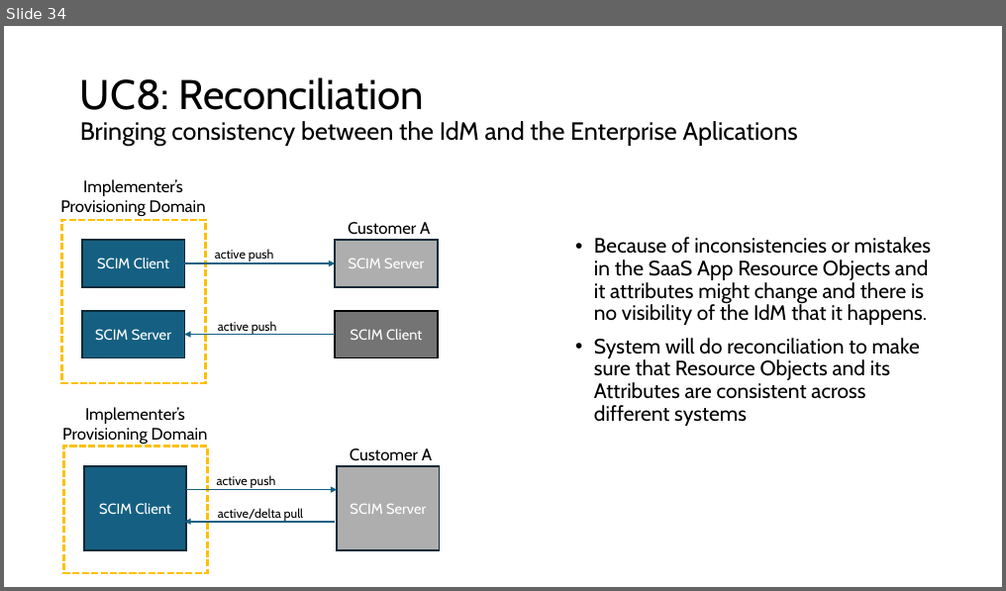
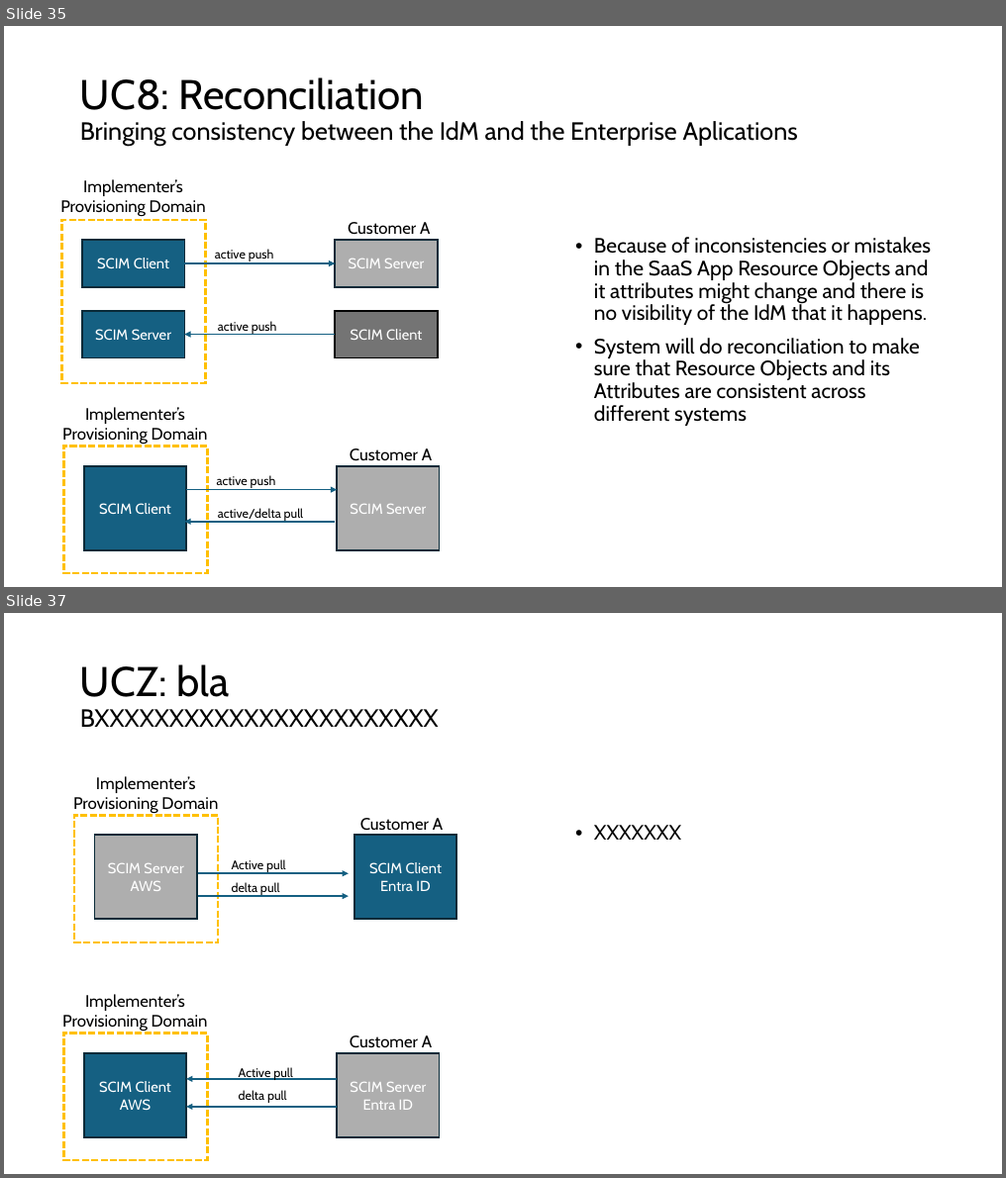
Before and after one commit to pamelatech/scim-use-case-revamp, a slide deck: Use Cases 29 Mar 2024.pptx. Shown one above the other, each under a label of ours: slide 34 before the commit, slides 35 and 37 after it; the slides between them are not shown. The pictures are 1006x591 and 1006x1178 pixels, drawn with LibreOffice and Linux fonts; fonts in the diff are those of the drawing. Boxes give left, top, right and bottom in pixels: in the first picture for what was removed or moved away, otherwise in the second. Text is boxed around its words. In the diff, an @@ line names an element or a change of style, - is before the commit and + after.

```diff
--- a/Use Cases 29 Mar 2024.pptx
+++ b/Use Cases 29 Mar 2024.pptx
@@ slide 37 added at (x1=4, y1=613, x2=1002, y2=1174), background #FFFFFF @@
@@ title added at (x1=80, y1=664, x2=439, y2=727), 24 pt, text #000000 @@
+UCZ: bla
+BXXXXXXXXXXXXXXXXXXXXXXX
@@ text added at (x1=73, y1=776, x2=218, y2=813), 16 pt, text #000000 @@
+Implementer’s
+Provisioning Domain
@@ rectangle added at (x1=74, y1=815, x2=218, y2=943), outline #FFC000 2.25 pt dashed @@
@@ text added at (x1=360, y1=818, x2=443, y2=831), 16 pt, text #000000 @@
+Customer A
@@ rectangle added at (x1=94, y1=835, x2=197, y2=919), fill #AEAEAE, outline #092A39 1.5 pt, 14 pt, text #FFFFFF @@
+SCIM Server
+AWS
@@ rectangle added at (x1=354, y1=835, x2=456, y2=919), fill #156082, outline #092A39 1.5 pt, 14 pt, text #FFFFFF @@
+SCIM Client
+Entra ID
@@ text added at (x1=594, y1=825, x2=681, y2=840), 20 pt, text #000000 @@
+• XXXXXXX
@@ arrow added from (198, 873) to (349, 873), #156082 1.5 pt @@
@@ text added at (x1=232, y1=860, x2=286, y2=873), 12 pt, text #000000 @@
+Active pull
@@ arrow added from (198, 896) to (349, 896), #156082 1.5 pt @@
@@ text added at (x1=232, y1=882, x2=280, y2=895), 12 pt, text #000000 @@
+delta pull
@@ text added at (x1=62, y1=994, x2=208, y2=1031), 16 pt, text #000000 @@
+Implementer’s
+Provisioning Domain
@@ rectangle added at (x1=63, y1=1033, x2=208, y2=1160), outline #FFC000 2.25 pt dashed @@
@@ rectangle added at (x1=84, y1=1054, x2=187, y2=1138), fill #156082, outline #092A39 1.5 pt, 14 pt, text #FFFFFF @@
+SCIM Client
+AWS
@@ rectangle added at (x1=338, y1=1054, x2=440, y2=1138), fill #AEAEAE, outline #092A39 1.5 pt, 14 pt, text #FFFFFF @@
+SCIM Server
+Entra ID
@@ text added at (x1=350, y1=1036, x2=432, y2=1049), 16 pt, text #000000 @@
+Customer A
@@ arrow added from (337, 1079) to (187, 1079), #156082 1.5 pt @@
@@ text added at (x1=239, y1=1067, x2=293, y2=1080), 12 pt, text #000000 @@
+Active pull
@@ arrow added from (337, 1107) to (187, 1107), #156082 1.5 pt @@
@@ text added at (x1=239, y1=1090, x2=287, y2=1103), 12 pt, text #000000 @@
+delta pull
@@ what was slide 34 is now slide 35 @@
```
Also in this commit, not shown: 2 slides changed, 2 other slides added.
